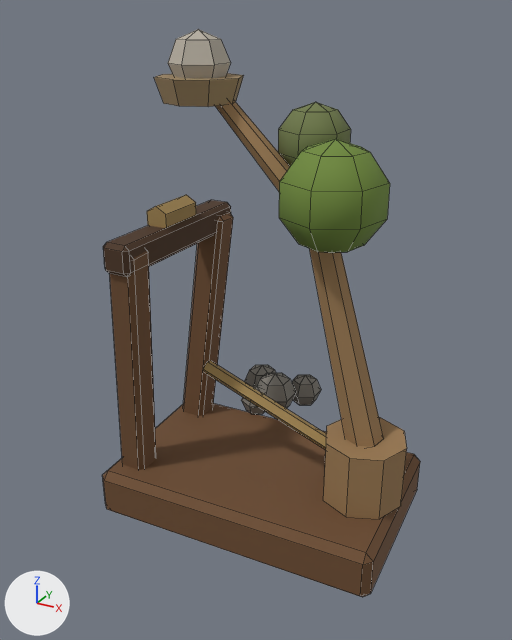
Renders of the FBX model client/CultOfComfort.Unity/Assets/Resources/Art/Models/sapling_flinger.fbx from each side of a commit.
Both versions are drawn from a 50 mm lens placed at (0.807, -1.513, 1.339), pointed at (-0.028, 0.006, 0.58). The axes (+X, +Y, +Z) are drawn at lower left. The lights are the same throughout. The first picture is the older version. Mesh edges are drawn as thin lines. Where no turn or scale is listed for an object, it has been applied to the vertices.

In view in the first picture: 'Arm', 'Base'.
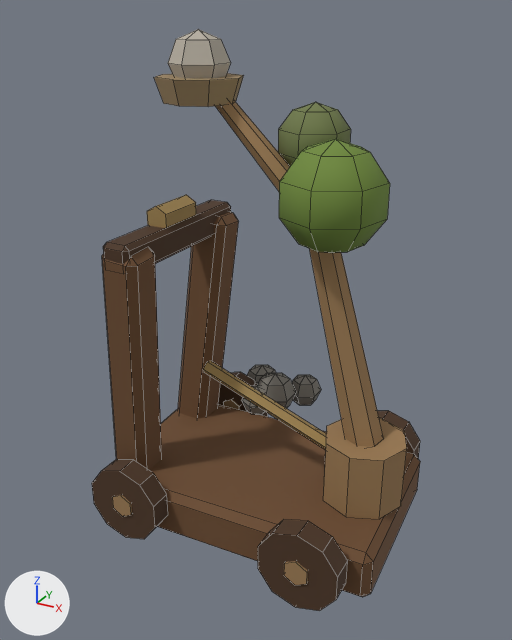
Where the change shows, as pixel boxes (x1, y1, x2, y2) in the pictures (512 x 640 px; the box of a moved part takes in the faces that stretch with it):
'Base', reshaped: before (103, 195, 420, 597); after (92, 195, 420, 611)
part 1 of me_base, added (brown): after (378, 411, 420, 458)
part 2 of me_base, added (brown): after (258, 519, 347, 611)
part 3 of me_base, added (brown): after (284, 561, 308, 585)
part 4 of me_base, added (brown): after (218, 372, 268, 417)
part 5 of me_base, added: after (223, 399, 240, 410)
part 6 of me_base, added (brown): after (92, 460, 168, 539)
part 7 of me_base, added: after (112, 495, 132, 517)
part 8 of me_base, moved or reshaped: before (183, 213, 233, 416); after (178, 212, 239, 419)
part 9 of me_base, moved or reshaped: before (110, 251, 156, 470); after (102, 247, 162, 470)

Edits to the bpy script that builds the scene:
```text
Change me_base:
    used by ob_base; location = (0.0, 0.0, 0.0)
    remove me_base.from_pydata(...)  # 214 vertices, 225 faces; spans x -0.411..0.411, y -0.27..0.435, z 0.0..0.875
    add me_base.from_pydata(...)  # 342 vertices, 305 faces; spans x -0.411..0.411, y -0.325..0.435, z 0.0..0.875
    me_base part 1: a new loose piece, a 10-sided cylinder along y spanning x 0.155..0.365, y 0.26..0.32, z 0.0..0.22, in mat_palette (picture img_palette_png)
    me_base part 2: a new loose piece, a 10-sided cylinder along y spanning x 0.155..0.365, y -0.32..-0.26, z 0.0..0.22, in mat_palette (picture img_palette_png)
    me_base part 3: a new loose piece, a 6-sided cylinder along y spanning x 0.23..0.29, y -0.325..-0.255, z 0.075..0.145, in mat_palette (picture img_palette_png)
    me_base part 4: a new loose piece, a 10-sided cylinder along y spanning x -0.365..-0.155, y 0.26..0.32, z 0.0..0.22, in mat_palette (picture img_palette_png)
    me_base part 5: a new loose piece, a 6-sided cylinder along y spanning x -0.29..-0.23, y 0.255..0.325, z 0.075..0.145, in mat_palette (picture img_palette_png)
    me_base part 6: a new loose piece, a 10-sided cylinder along y spanning x -0.365..-0.155, y -0.32..-0.26, z 0.0..0.22, in mat_palette (picture img_palette_png)
    me_base part 7: a new loose piece, a 6-sided cylinder along y spanning x -0.29..-0.23, y -0.325..-0.255, z 0.075..0.145, in mat_palette (picture img_palette_png)
    me_base part 8: 24 vertices moved from x -0.375..-0.225, y 0.122..0.238, z 0.098..0.802 to x -0.389..-0.211, y 0.108..0.252, z 0.097..0.803
    me_base part 9: 24 vertices moved from x -0.364..-0.236, y -0.238..-0.122, z 0.098..0.802 to x -0.378..-0.222, y -0.252..-0.108, z 0.097..0.803
    other edits to the shape of me_base do not show in these pictures
```
